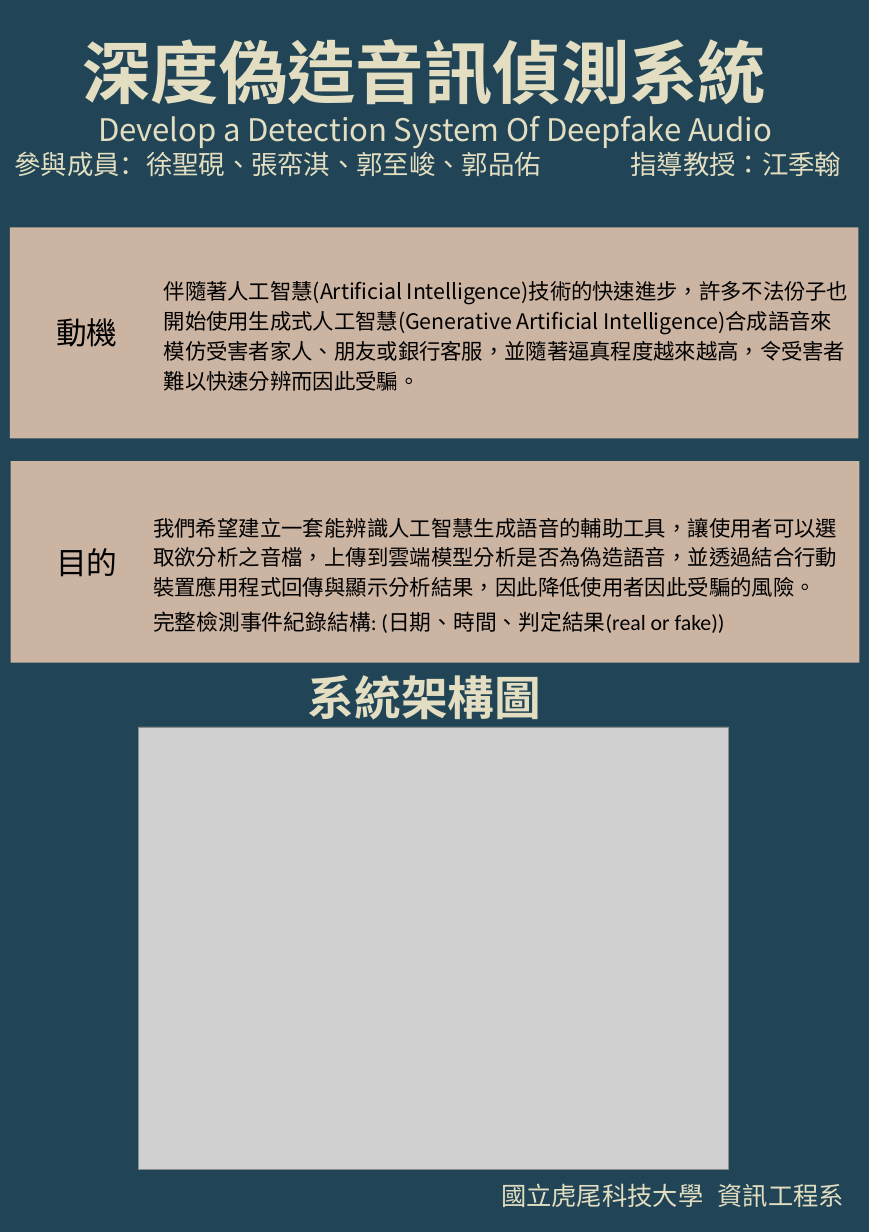
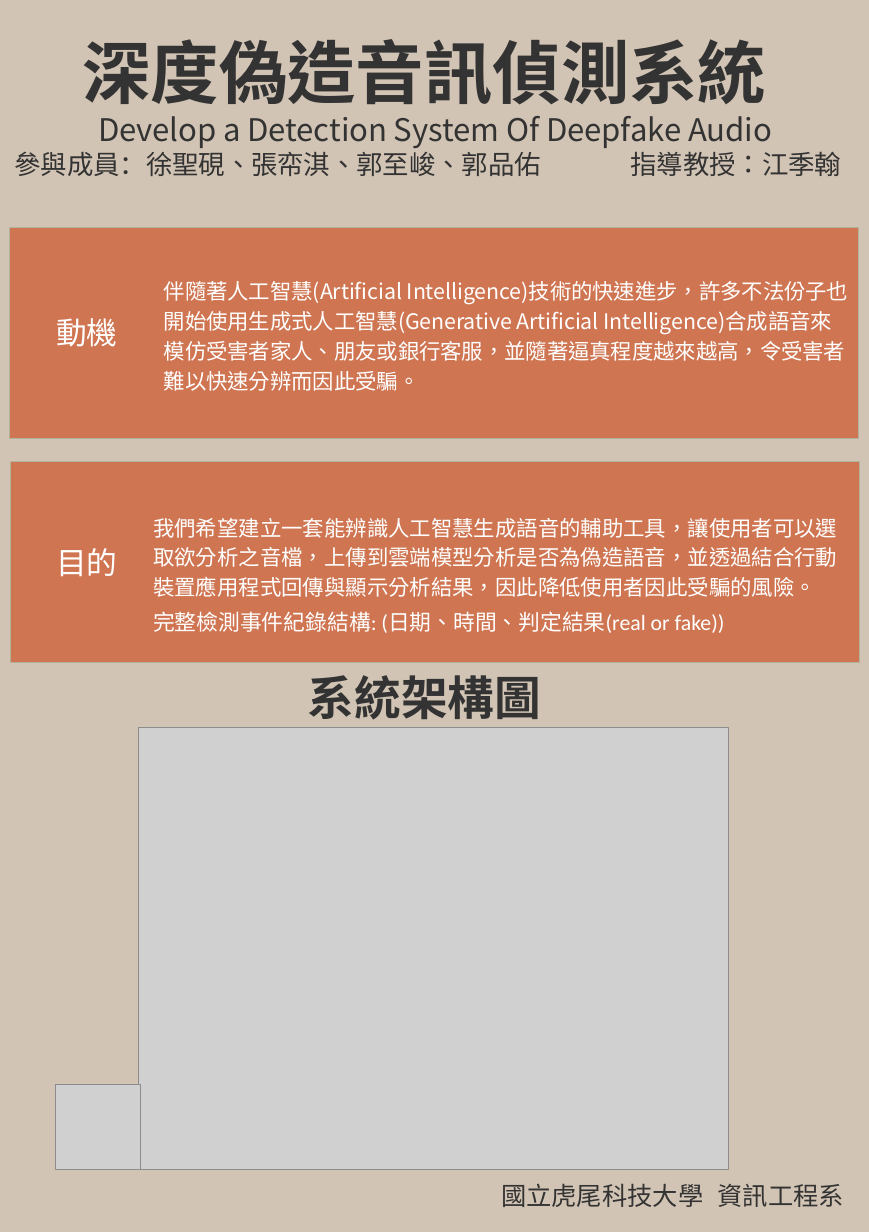
Before and after one commit to EDDY88769/deepfake-audio-detection-system, a slide deck: slide 1 of 專題海報.pptx. Drawn at 869x1232 pixels with LibreOffice and Linux fonts; fonts in the diff are those of the drawing; grey boxes stand for pictures; background and template pictures are left out. Boxes give left, top, right and bottom in pixels: in the first picture for what was removed or moved away, otherwise in the second. Text is boxed around its words. In the diff, an @@ line names an element or a change of style, - is before the commit and + after.

```diff
--- a/專題海報.pptx
+++ b/專題海報.pptx
@@ background #FFFFFF to gradient #86A6B0 to #C7C5C3 to #22170F @@
@@ freeform shape at [0, 0, 869, 1232]: fill #214556 to #D2C4B4; outline redrawn @@
@@ freeform shape at [10, 227, 859, 439]: fill #CCB4A2 to #CF7551; outline none to #B3B29C 0.75 pt @@
@@ freeform shape at [11, 461, 859, 663]: fill #CCB4A2 to #CF7551; outline none to #B3B29C 0.75 pt @@
@@ text colour #000000 to #FFFFFF in 4 elements at [56, 318, 117, 347], [164, 281, 848, 391], [56, 548, 117, 577], [153, 518, 837, 633] @@
@@ text colour #E3DEC2 to #333333 in 4 elements at [82, 39, 766, 105], [14, 116, 842, 176], [501, 1183, 844, 1207], [308, 675, 541, 720] @@
@@ rectangle removed at [0, 742, 869, 1148] @@
@@ picture added at [55, 1085, 140, 1170] @@
```
Also in this commit, not shown: 1 other file.
